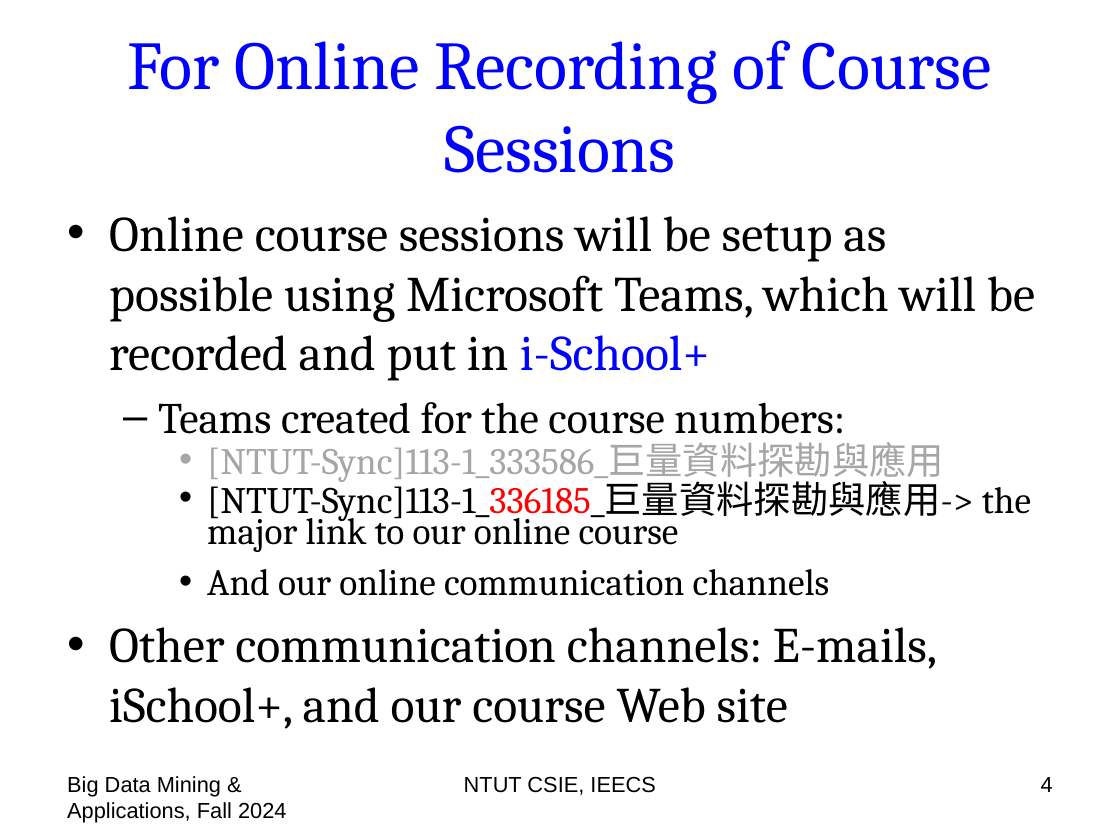
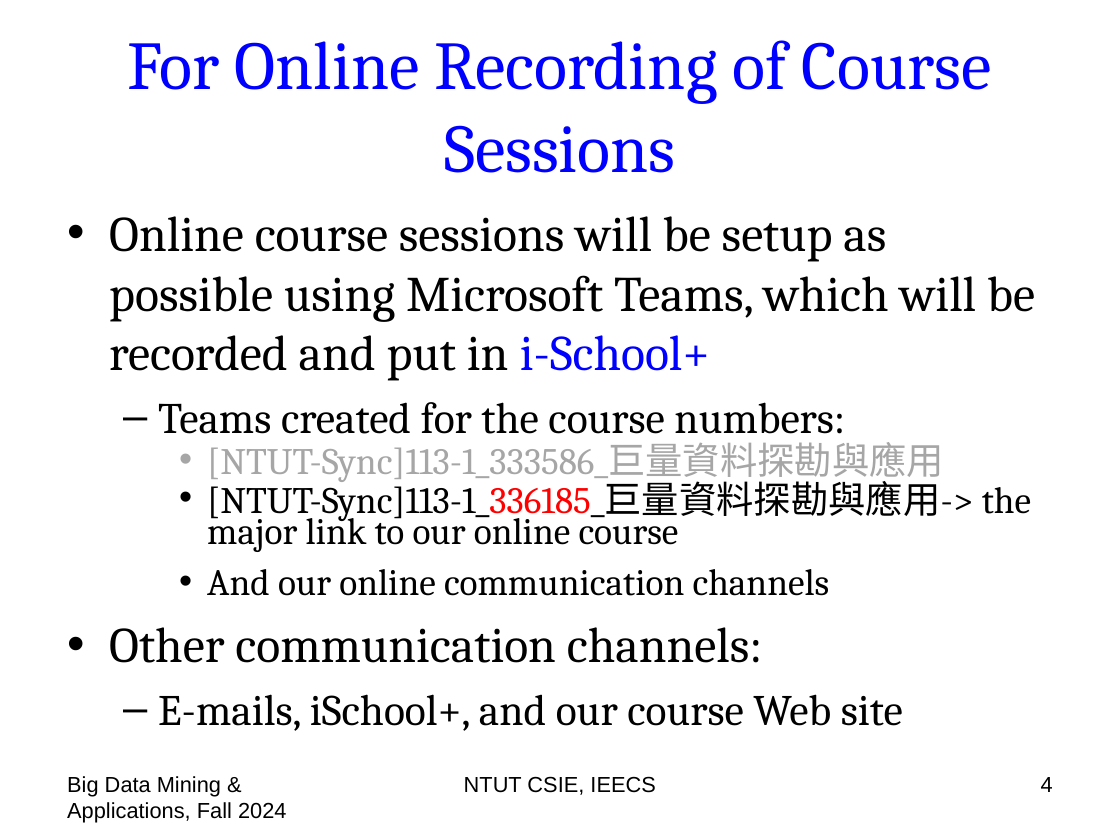
Before and after one commit to chriswjh/chriswjh.github.io, a slide deck: slide 4 of BDM/00-overview.pptx. Drawn at 1120x840 pixels with LibreOffice and Linux fonts; fonts in the diff are those of the drawing. Boxes give left, top, right and bottom in pixels: in the first picture for what was removed or moved away, otherwise in the second. Text is boxed around its words. In the diff, an @@ line names an element or a change of style, - is before the commit and + after.

```diff
--- a/BDM/00-overview.pptx
+++ b/BDM/00-overview.pptx
@@ text at bbox=[109, 627, 903, 731]: text changed; size 32 to 28 pt @@
-• Other communication channels: E-mails, iSchool+, and our course Web site
+• Other communication channels:
+  – E-mails, iSchool+, and our course Web site
```
Also in this commit, not shown: 12 other slides changed, 1 other file.
